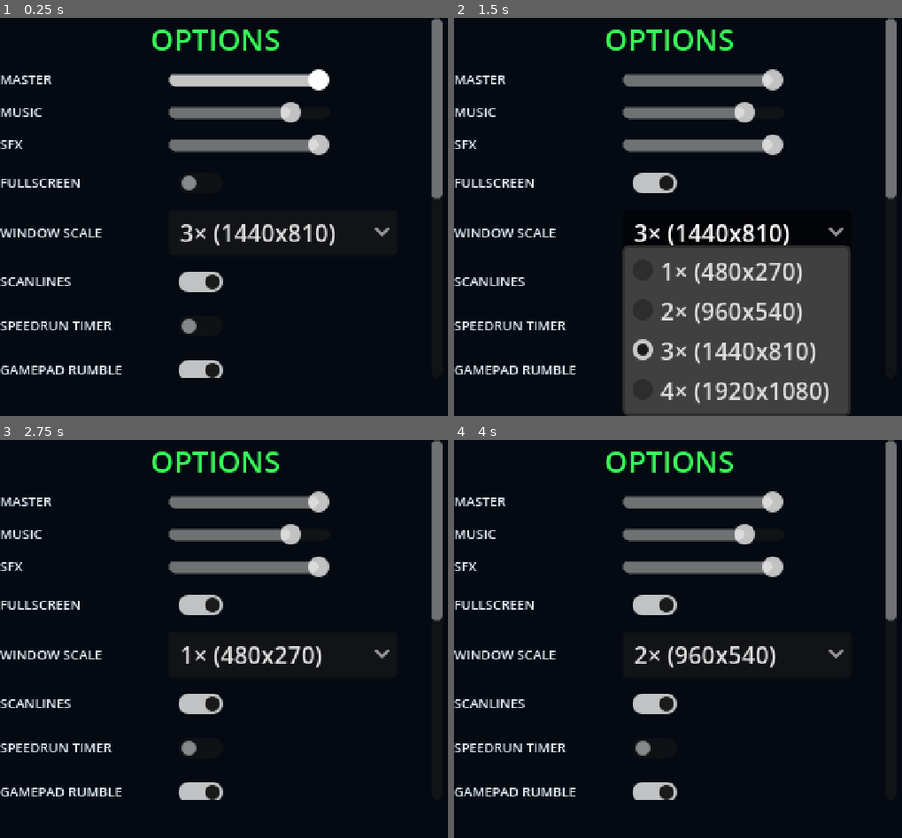
Above: before the commit, frames 1-4 (two rows, left to right).
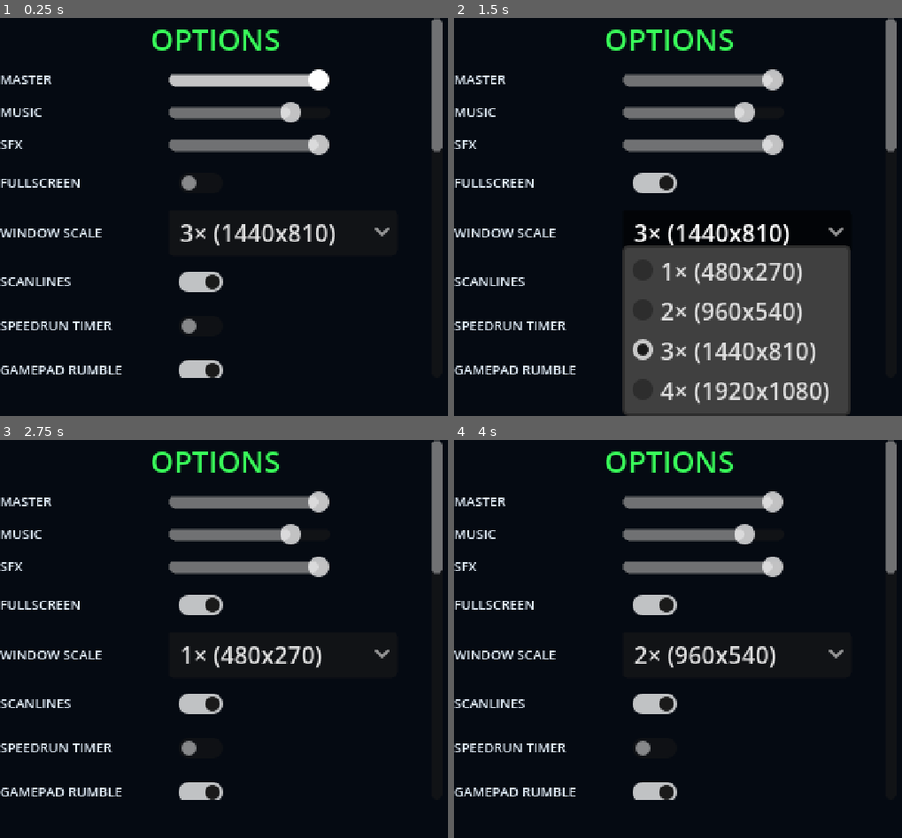
Above: after the commit, the same moments.

Repository: Flam-John/Credia-Guardians
Game: Godot game, scene res://scenes/ui/options_menu.tscn
Two runs of this game, one before a commit and one after it. Both use one fixed random seed, a clock stepped at 60 frames per second and the inputs below. This scene is started directly instead of the project's main scene.
Inputs (mouse positions are in pixels of both pictures, inside the frame that each line leads up to):
- Up to frame 1 (0.25 s): no input
- Up to frame 2 (1.5 s): click (655, 181) at 0.52 s; click "3× (1440x810)" at 1.25 s
- Up to frame 3 (2.75 s): click (201, 702) at 2.02 s
- Up to frame 4 (4 s): click "1× (480x270)" at 2.75 s; click (655, 746) at 3.52 s

The runs differ from the first frame. In frame 1, 0.3% of the frame differs, in the area x 96-99%, y 32-46%; in frame 2, 0.3%; in frame 3, 0.3%; in frame 4, 0.3%.

Commit message:
feat: co-op-aware save slots + P2 keys configurable from the main menu
- Slots persist their mode: coop flag + partner character saved on
  character confirm (new saves AND explicit co-op entry on an existing
  slot). Slot list titles show CO-OP / SOLO.
- CONTINUE restores what the slot saved (co-op resumes with the recorded
  partner via GameManager.continue_from_slot; solo stays solo).
- CO-OP GAME on an occupied slot re-picks the pair and updates the slot.
- Options now always shows both key sections (P1 KEYS / P2 KEYS (CO-OP))
  so a couch pair can set their keys BEFORE starting a co-op run.

Diff:
--- a/assets/i18n/translations.csv
+++ b/assets/i18n/translations.csv
@@ -116,3 +116,6 @@
 P2 MOVES WITH THE ARROWS,P2 MOVES WITH THE ARROWS,Ο P2 ΚΙΝΕΙΤΑΙ ΜΕ ΤΑ ΒΕΛΑΚΙΑ
 ARROWS,ARROWS,ΒΕΛΑΚΙΑ
 CHANGE KEYS IN OPTIONS,CHANGE KEYS IN OPTIONS,ΑΛΛΑΓΗ ΠΛΗΚΤΡΩΝ ΣΤΙΣ ΡΥΘΜΙΣΕΙΣ
+— P2 KEYS (CO-OP) —,— P2 KEYS (CO-OP) —,— ΠΛΗΚΤΡΑ P2 (CO-OP) —
+CO-OP,CO-OP,CO-OP
+SOLO,SOLO,SOLO
--- a/src/autoload/game_manager.gd
+++ b/src/autoload/game_manager.gd
@@ -29,6 +29,16 @@
 
 func is_coop() -> bool:
 	return character2 != &""
+
+
+## CONTINUE restores what the slot saved: a co-op slot resumes as co-op
+## with the recorded partner, a solo slot resumes solo.
+func continue_from_slot(data: Dictionary) -> void:
+	hi_score = int(data.get("global_hi_score", 0))
+	if bool(data.get("coop", false)):
+		character2 = StringName(String(data.get("character2", "")))
+	else:
+		character2 = &""
 
 var score: int = 0
 var coins: int = 0
--- a/src/autoload/save_manager.gd
+++ b/src/autoload/save_manager.gd
@@ -59,6 +59,7 @@
 				"play_time_sec": data.get("play_time_sec", 0),
 				"stages_cleared": _count_cleared(data),
 				"global_hi_score": data.get("global_hi_score", 0),
+				"coop": bool(data.get("coop", false)),
 			})
 	return out
 
@@ -139,6 +140,8 @@
 		},
 		"hp_upgrades_found": [],
 		"global_hi_score": 0,
+		"coop": false,
+		"character2": "",
 	}
 
 
--- a/src/ui/character_select.gd
+++ b/src/ui/character_select.gd
@@ -69,9 +69,16 @@
 		return
 	var p1: StringName = _p1_pick if SlotSelectFlow.coop else id
 	var p2: StringName = id if SlotSelectFlow.coop else &""
-	if SaveManager.load_slot(SaveManager.active_slot).is_empty():
-		SaveManager.write_slot(SaveManager.active_slot, SaveManager.new_slot_data(p1))
+	var slot_data := SaveManager.load_slot(SaveManager.active_slot)
+	if slot_data.is_empty():
+		slot_data = SaveManager.new_slot_data(p1)
 		GameManager.hi_score = 0
+	# the slot REMEMBERS its mode: CO-OP/SOLO shows in the slot list and
+	# CONTINUE restores the same pair
+	slot_data["last_character"] = String(p1)
+	slot_data["coop"] = p2 != &""
+	slot_data["character2"] = String(p2)
+	SaveManager.write_slot(SaveManager.active_slot, slot_data)
 	GameManager.character = p1
 	GameManager.character2 = p2
 	SceneManager.change_scene("res://scenes/ui/intro_cutscene.tscn")
--- a/src/ui/options_menu.gd
+++ b/src/ui/options_menu.gd
@@ -27,20 +27,16 @@
 	items.append(_check_row("SPEEDRUN TIMER", "video", "show_timer"))
 	items.append(_check_row("GAMEPAD RUMBLE", "video", "rumble"))
 	items.append(_language_row())
-	if GameManager.is_coop():
-		# co-op: each player sees and edits HIS OWN keys
-		items.append(UIKit.caption(tr("— P1 KEYS —"), 8, UIKit.GREEN))
-		items.append(UIKit.caption(tr("P1 MOVES WITH WASD"), 8, UIKit.GRAY))
-		for action in SettingsApplier.REBINDABLE:
-			items.append(_bind_row(action))
-		items.append(UIKit.caption(tr("— P2 KEYS —"), 8, UIKit.CYAN))
-		items.append(UIKit.caption(tr("P2 MOVES WITH THE ARROWS"), 8, UIKit.GRAY))
-		for action in SettingsApplier.REBINDABLE:
-			items.append(_bind_row_p2(action))
-	else:
-		items.append(UIKit.caption(tr("— KEYS —"), 8, UIKit.GRAY))
-		for action in SettingsApplier.REBINDABLE:
-			items.append(_bind_row(action))
+	# both key sections are always available — co-op keys can be set up
+	# from the main menu BEFORE a co-op run starts
+	items.append(UIKit.caption(tr("— P1 KEYS —"), 8, UIKit.GREEN))
+	items.append(UIKit.caption(tr("P1 MOVES WITH WASD"), 8, UIKit.GRAY))
+	for action in SettingsApplier.REBINDABLE:
+		items.append(_bind_row(action))
+	items.append(UIKit.caption(tr("— P2 KEYS (CO-OP) —"), 8, UIKit.CYAN))
+	items.append(UIKit.caption(tr("P2 MOVES WITH THE ARROWS"), 8, UIKit.GRAY))
+	for action in SettingsApplier.REBINDABLE:
+		items.append(_bind_row_p2(action))
 	items.append(UIKit.button(tr("RESET DEFAULTS"), _on_reset))
 	items.append(UIKit.button(tr("BACK"), _on_back))
 	# the column outgrew the 270px screen (audio + video + language + keys):
--- a/src/ui/slot_select.gd
+++ b/src/ui/slot_select.gd
@@ -65,8 +65,9 @@
 	elif summary.get("empty", true):
 		text = tr("SLOT %d — EMPTY") % slot
 	else:
-		text = "SLOT %d — %s · %d/5 · HI %d" % [
+		text = "SLOT %d — %s · %s · %d/5 · HI %d" % [
 			slot, str(summary.last_character).to_upper(),
+			tr("CO-OP") if summary.get("coop", false) else tr("SOLO"),
 			summary.stages_cleared, summary.global_hi_score]
 	if _confirm_delete_slot == slot:
 		text = tr("SLOT %d — PRESS X AGAIN TO DELETE") % slot
@@ -110,10 +111,14 @@
 	if summary.get("empty", true):
 		# fresh run: character select creates the save on confirm
 		SceneManager.change_scene("res://scenes/ui/character_select.tscn")
+	elif SlotSelectFlow.coop:
+		# explicit CO-OP entry on an existing save: re-pick the pair
+		# (character select updates the slot's co-op record)
+		SceneManager.change_scene("res://scenes/ui/character_select.tscn")
 	else:
 		var data := SaveManager.load_slot(slot)
-		GameManager.hi_score = int(data.get("global_hi_score", 0))
-		GameManager.character2 = &"" # CONTINUE is solo (review P1-5)
+		# the slot remembers its mode: co-op saves resume as co-op
+		GameManager.continue_from_slot(data)
 		SceneManager.change_scene("res://scenes/ui/stage_select.tscn")
 
 
--- a/tests/unit/test_coop.gd
+++ b/tests/unit/test_coop.gd
@@ -86,6 +86,23 @@
 	assert_does_not_have(codes, KEY_LEFT, "arrows stay exclusive to P2")
 
 
+func test_slot_remembers_coop_mode() -> void:
+	# v1.10: slots persist CO-OP/SOLO and CONTINUE restores the pair
+	var data := SaveManager.new_slot_data(&"chris")
+	data["coop"] = true
+	data["character2"] = "flam"
+	SaveManager.write_slot(3, data)
+	var summary: Dictionary = SaveManager.get_slot_summaries()[2]
+	assert_true(summary.get("coop", false), "summary carries the co-op flag")
+	GameManager.continue_from_slot(SaveManager.load_slot(3))
+	assert_eq(GameManager.character2, &"flam", "CONTINUE restores the partner")
+	data["coop"] = false
+	SaveManager.write_slot(3, data)
+	GameManager.continue_from_slot(SaveManager.load_slot(3))
+	assert_eq(GameManager.character2, &"", "solo slot resumes solo")
+	SaveManager.delete_slot(3)
+
+
 func test_p2_input_moves_only_p2() -> void:
 	var pair := _spawn_pair()
 	await wait_physics_frames(30) # both land
Binary file changed: assets/i18n/translations.el.translation
Binary file changed: assets/i18n/translations.en.translation
